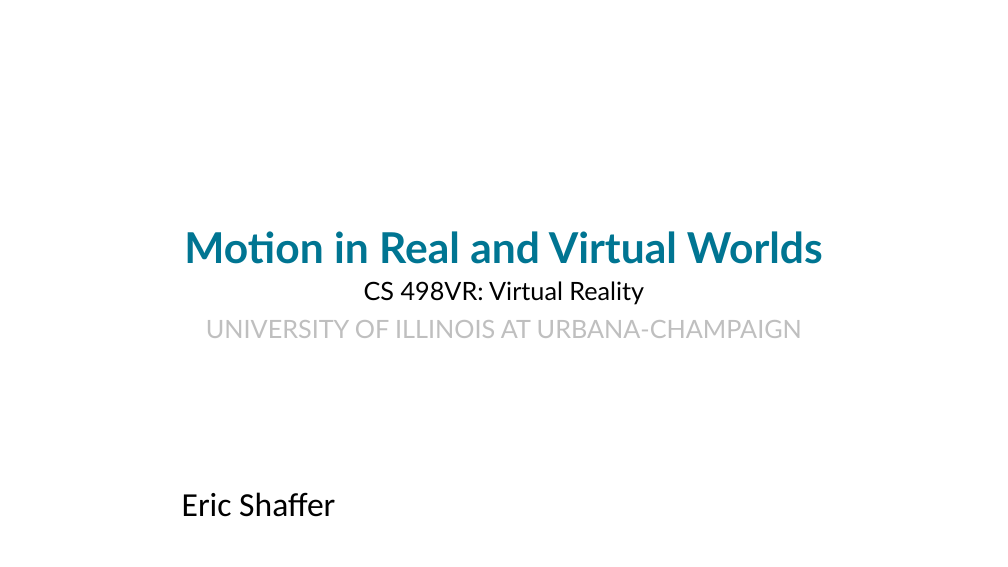
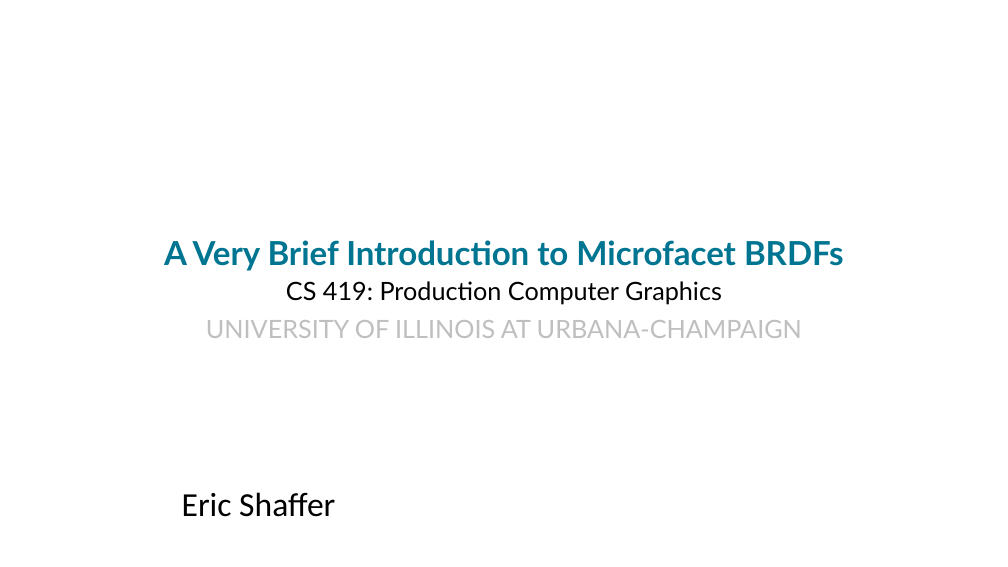
Before and after one commit to shaffer1/UIllinois_Rendering, a slide deck: slide 1 of Lecture48.pptx. Drawn at 1008x567 pixels with LibreOffice and Linux fonts; fonts in the diff are those of the drawing; background and template pictures are left out. Boxes give left, top, right and bottom in pixels: in the first picture for what was removed or moved away, otherwise in the second. Text is boxed around its words. In the diff, an @@ line names an element or a change of style, - is before the commit and + after.

```diff
--- a/Lecture48.pptx
+++ b/Lecture48.pptx
@@ text at [164, 240, 844, 271]: text changed; size 40.5 to 31.5 pt @@
-Motion in Real and Virtual Worlds
+A Very Brief Introduction to Microfacet BRDFs
@@ text at [286, 281, 722, 304]: text changed @@
-CS 498VR: Virtual Reality
+CS 419: Production Computer Graphics
```
Also in this commit, not shown: 24 slides added, 34 slides removed.
